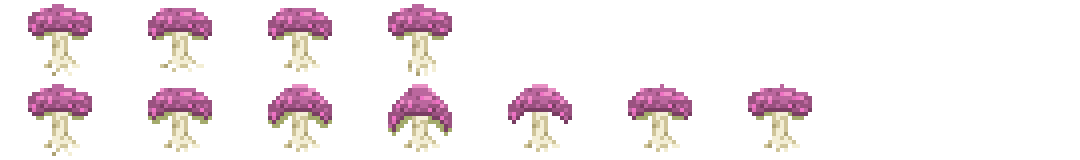
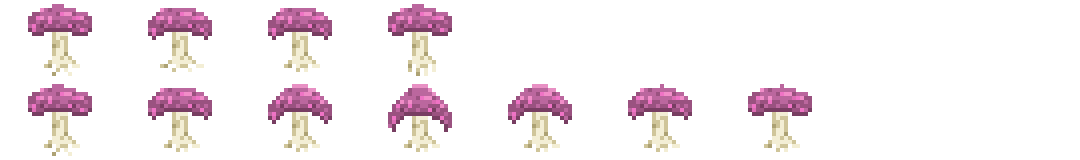
Comparing the layer stacks of the two w=1080, h=160 images. Changes:
painted on "Saturated" over box(36, 32, 804, 136)
